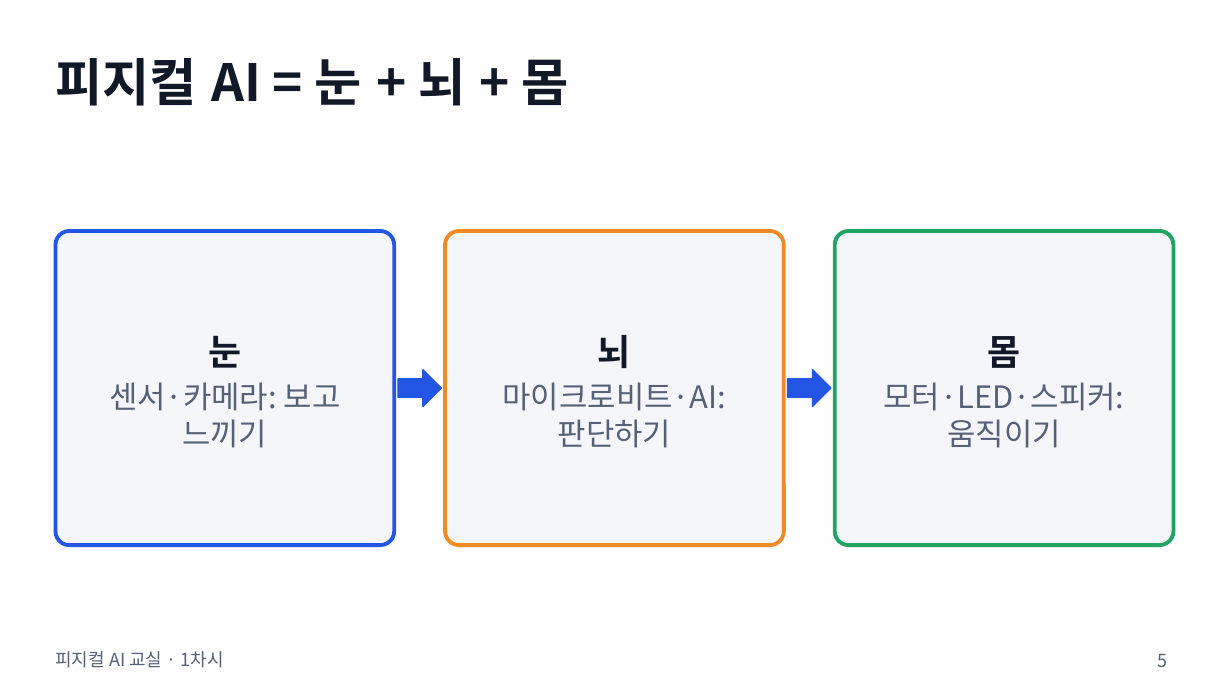
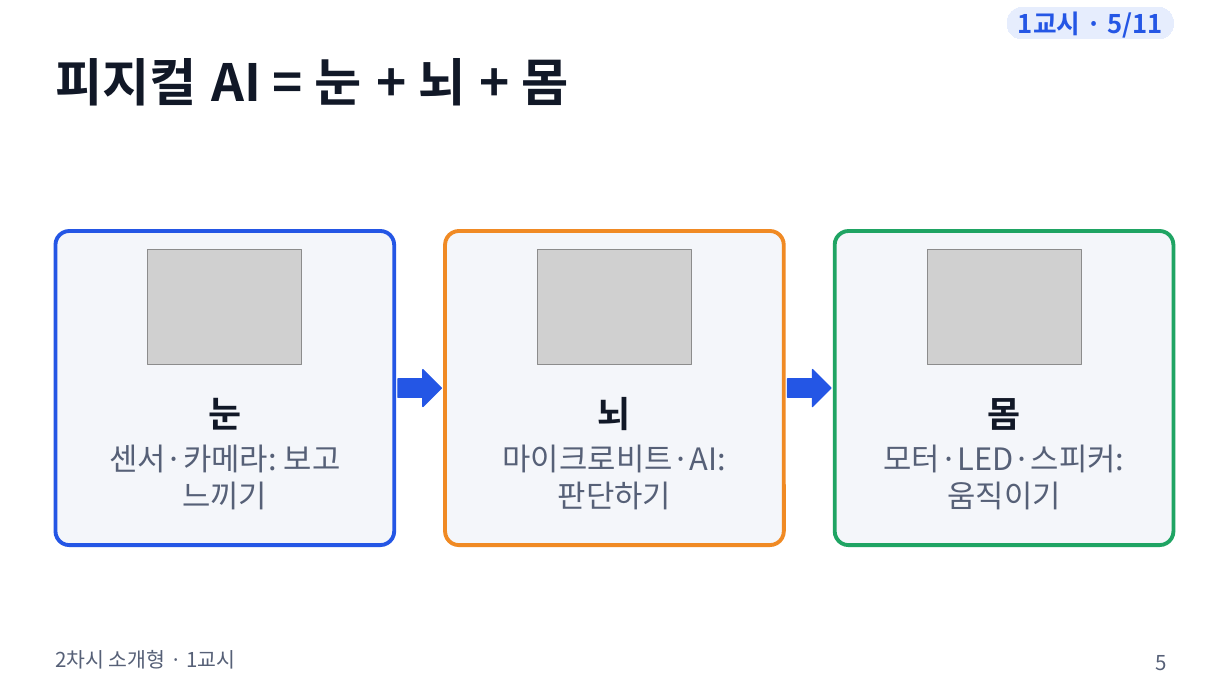
Before and after one commit to boundaryx01-uniquelife/microbit, a slide deck: slide 5 of materials/2차시_소개형/2차시_수업슬라이드.pptx. Drawn at 1232x693 pixels with LibreOffice and Linux fonts; fonts in the diff are those of the drawing; grey boxes stand for pictures. Boxes give left, top, right and bottom in pixels: in the first picture for what was removed or moved away, otherwise in the second. Text is boxed around its words. In the diff, an @@ line names an element or a change of style, - is before the commit and + after.

```diff
--- a/materials/2차시_소개형/2차시_수업슬라이드.pptx
+++ b/materials/2차시_소개형/2차시_수업슬라이드.pptx
@@ rounded rectangle added at (1007,7,1174,39), fill #E6EDFD, outline #E6EDFD 0.75 pt, 20 pt, text #2456E5, bold @@
+1교시 · 5/11
@@ picture added at (148,250,302,365) @@
@@ picture added at (538,250,692,365) @@
@@ picture added at (927,250,1081,365) @@
@@ text "눈": place and size @@
-text "눈" at (109,335,341,448)
+text "눈" at (109,397,341,510)
@@ text "뇌": place and size @@
-text "뇌" at (503,335,727,448)
+text "뇌" at (503,397,727,510)
@@ text "몸": place and size @@
-text "몸" at (884,336,1125,448)
+text "몸" at (884,398,1125,510)
@@ text at (55,650,235,669): text changed; size 14 to 16 pt @@
-피지컬 AI 교실 · 1차시
+2차시 소개형 · 1교시
@@ page number at (1156,655,1167,670): size 14 to 16 pt @@
```
Also in this commit, not shown: 24 other slides changed, 20 other files.
